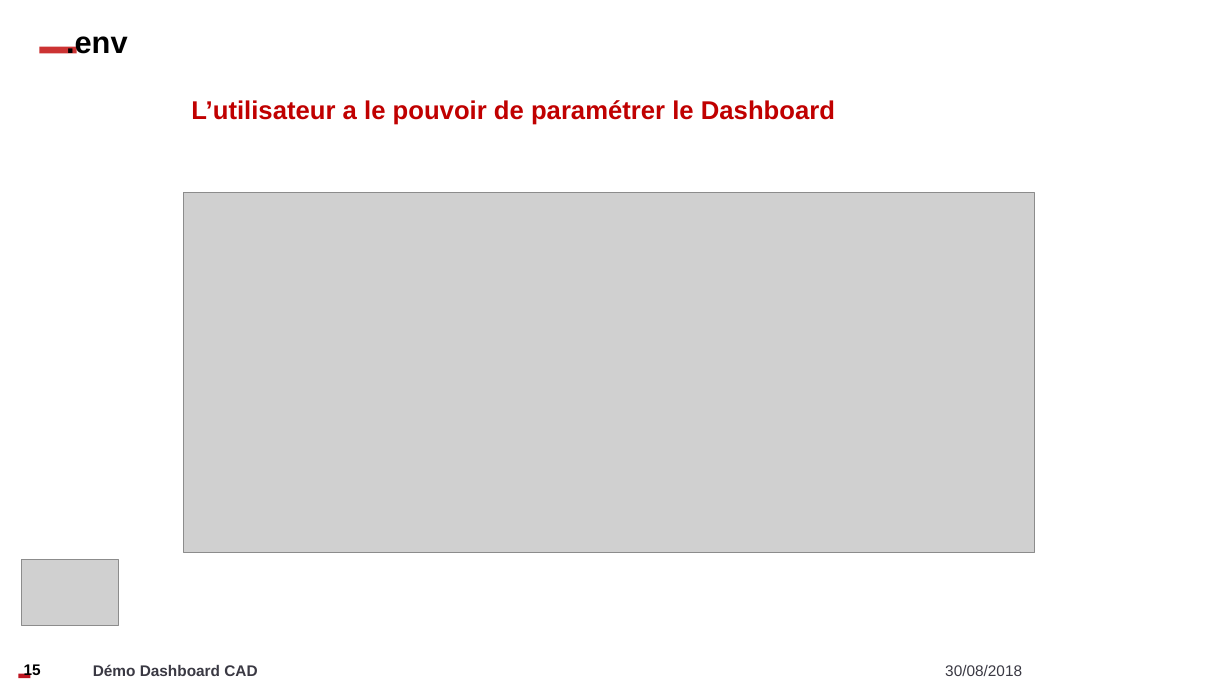
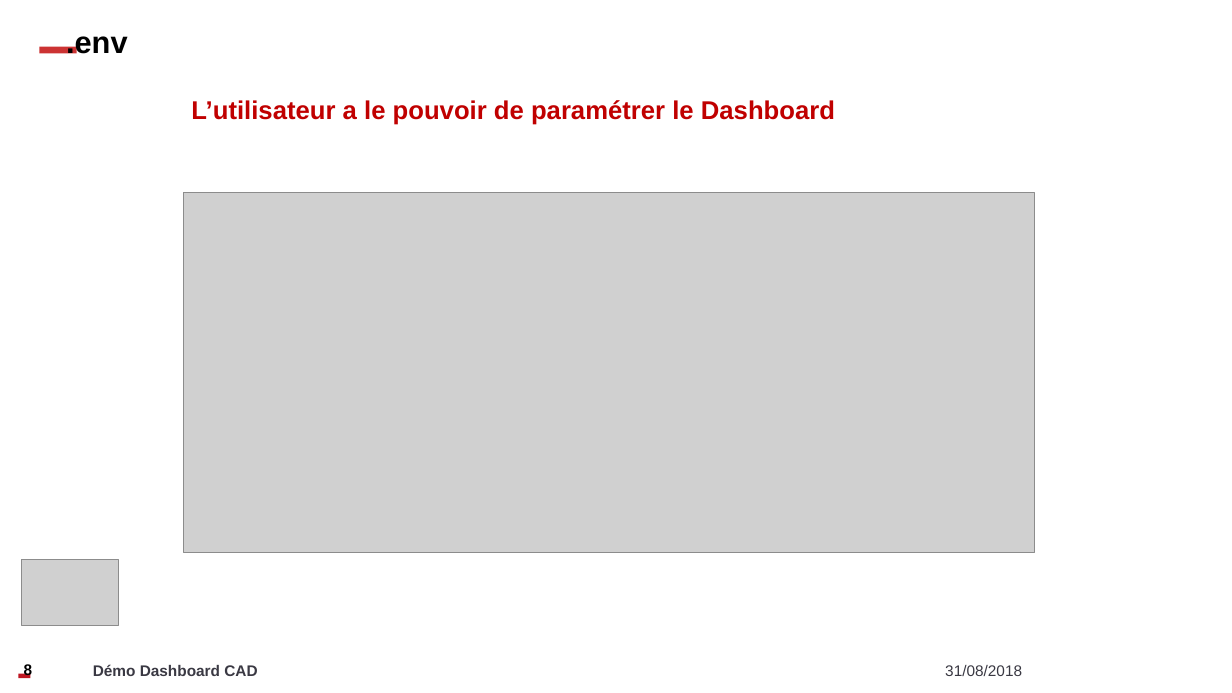
Before and after one commit to Zadrott/rapportStage, a slide deck: slide 8 of Présentation.pptx (slide 15 before the commit). Drawn at 1232x693 pixels with LibreOffice and Linux fonts; fonts in the diff are those of the drawing; grey boxes stand for pictures; background and template pictures are left out. Boxes give left, top, right and bottom in pixels: in the first picture for what was removed or moved away, otherwise in the second. Text is boxed around its words. In the diff, an @@ line names an element or a change of style, - is before the commit and + after.

```diff
--- a/Présentation.pptx
+++ b/Présentation.pptx
@@ page number at bbox=[24, 663, 33, 679]: text changed @@
-15
+8
@@ text at bbox=[945, 665, 1022, 676]: text changed @@
-30/08/2018
+31/08/2018
```
Also in this commit, not shown: 5 other slides changed, 1 slide added, 8 slides removed, 4 other files.
